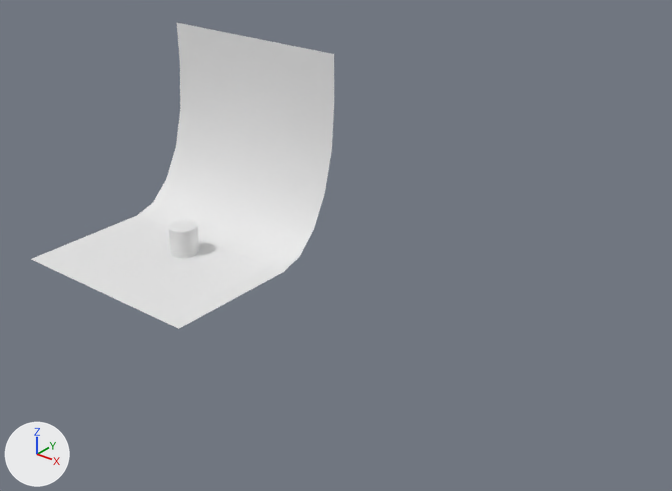
The Blender file AnimatedLamp.blend, before and after one commit.
Rendered twice from a camera (50 mm lens) standing at (45.4, -39.6, 29.2) and looking at (13.2, 0.6, 4.3). Arrows for +X, +Y and +Z are at lower left; the lights stay in place.

Objects in the first picture: 'Backdrop', 'Cylinder'.
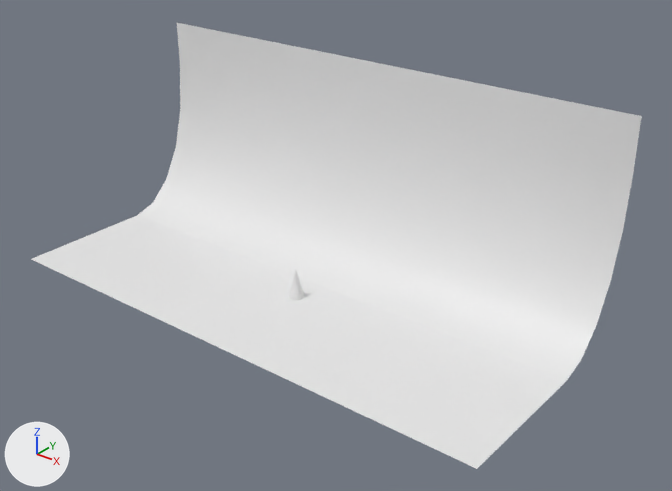
The newer file is also turned or shifted as a whole; pictures and numbers use the older file's frame.

The change in detail:
Mesh me_cone is new.
It is a 32-sided cone pointing to +z spanning x -0.5..0.5, y -0.5..0.5, z -1.0..1.0.
Object 'Cylinder' (ob_cylinder) is deleted.
Object 'Backdrop' (ob_backdrop) moves from (0.0, 0.0, 0.0) to (10.44, 0.0, 0.0).
Object 'Backdrop' (ob_backdrop) is rescaled from (7.53, 7.53, 7.53) to (18.0, 7.53, 7.53).
Object 'Cone' (ob_cone) is new; it shows me_cone.
Its location is (10.44, 0.0, 1.0).

Boxes (x1, y1, x2, y2) around the edits, measured in the pictures (672 x 491 px):
'Backdrop', moved, rescaled (101% wider, 46% taller)
    before: (31, 23, 334, 329)
    after: (31, 23, 642, 469)
'Cylinder', deleted
    before: (168, 220, 199, 258)
'Cone', added
    after: (289, 270, 304, 300)
